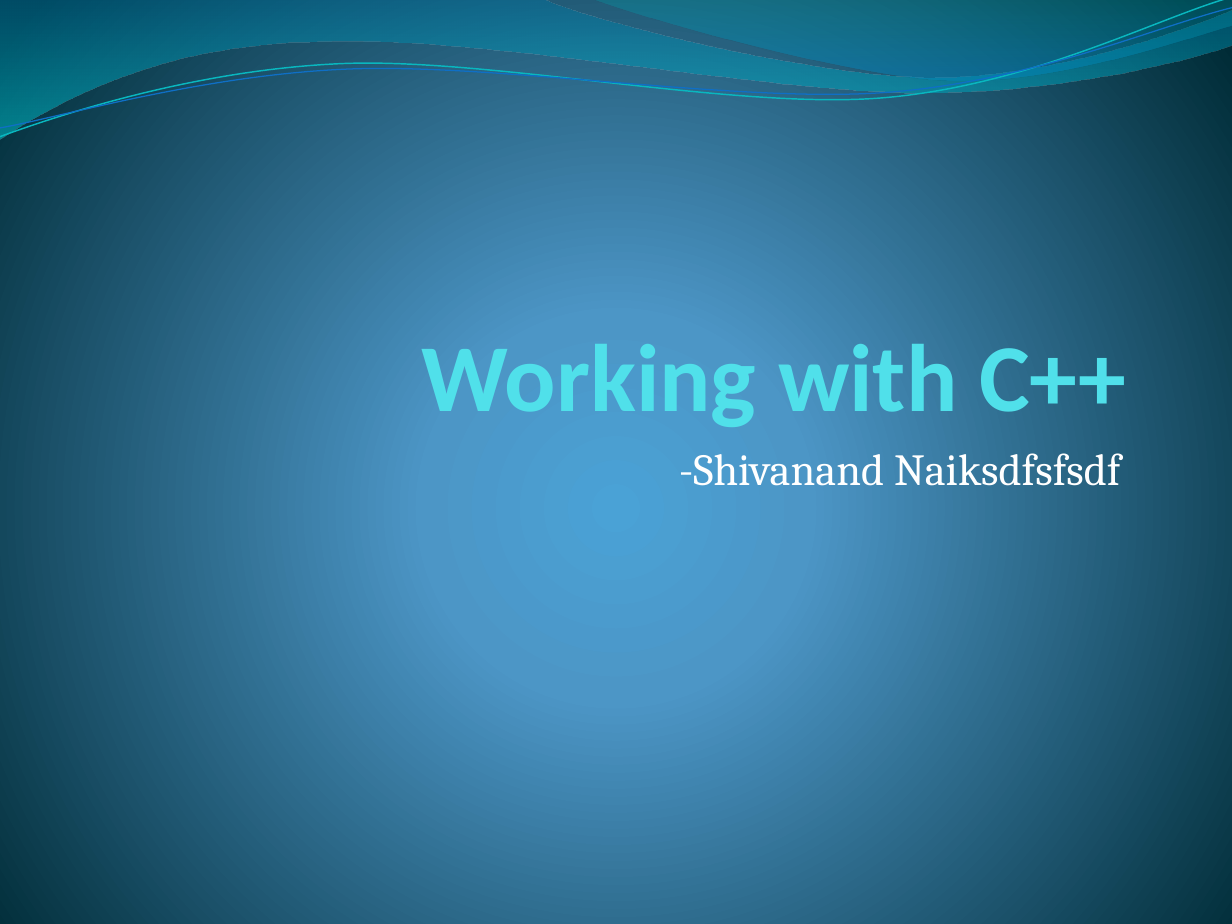
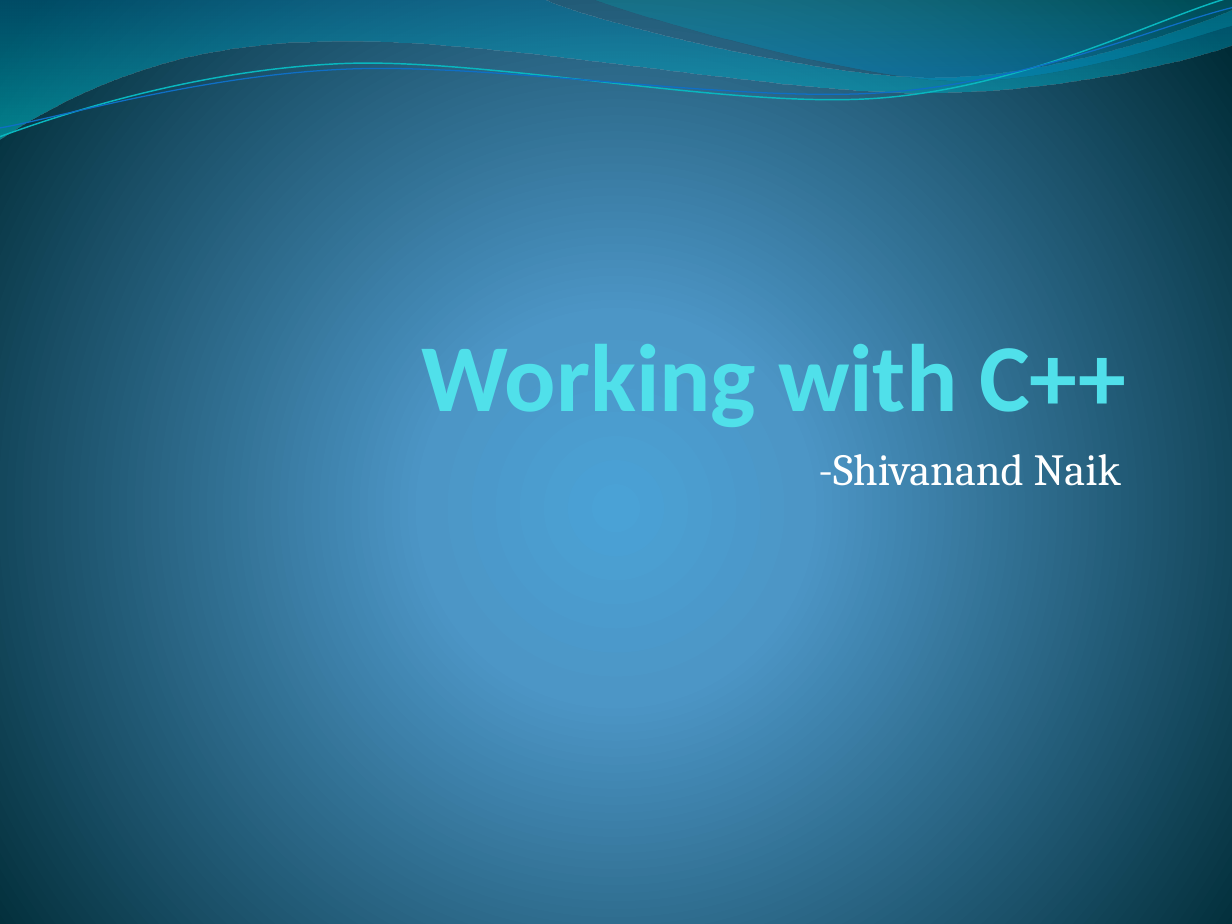
Before and after one commit to shivanandnaik/Presentations, a slide deck: slide 1 of c++.pptx. Drawn at 1232x924 pixels with LibreOffice and Linux fonts; fonts in the diff are those of the drawing. Boxes give left, top, right and bottom in pixels: in the first picture for what was removed or moved away, otherwise in the second. Text is boxed around its words. In the diff, an @@ line names an element or a change of style, - is before the commit and + after.

```diff
--- a/c++.pptx
+++ b/c++.pptx
@@ subtitle at [818, 454, 1121, 486]: text changed @@
--Shivanand Naiksdfsfsdf
+-Shivanand Naik
```
Also in this commit, not shown: 1 other slide changed, 24 slides added.
